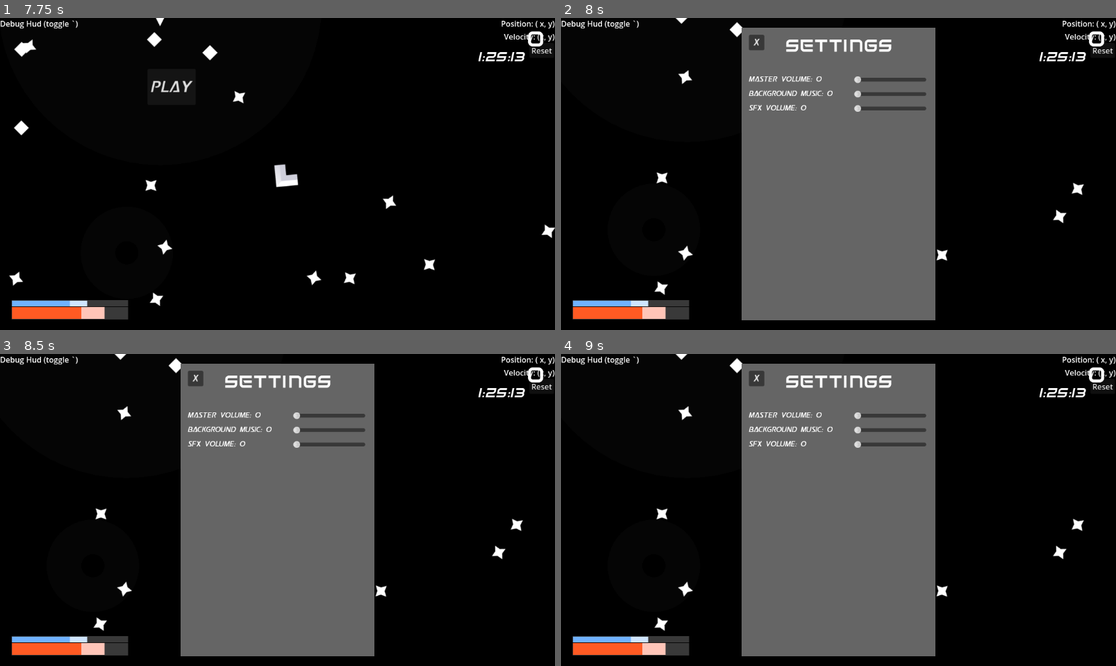
Above: before the commit, frames 1-4 (two rows, left to right).
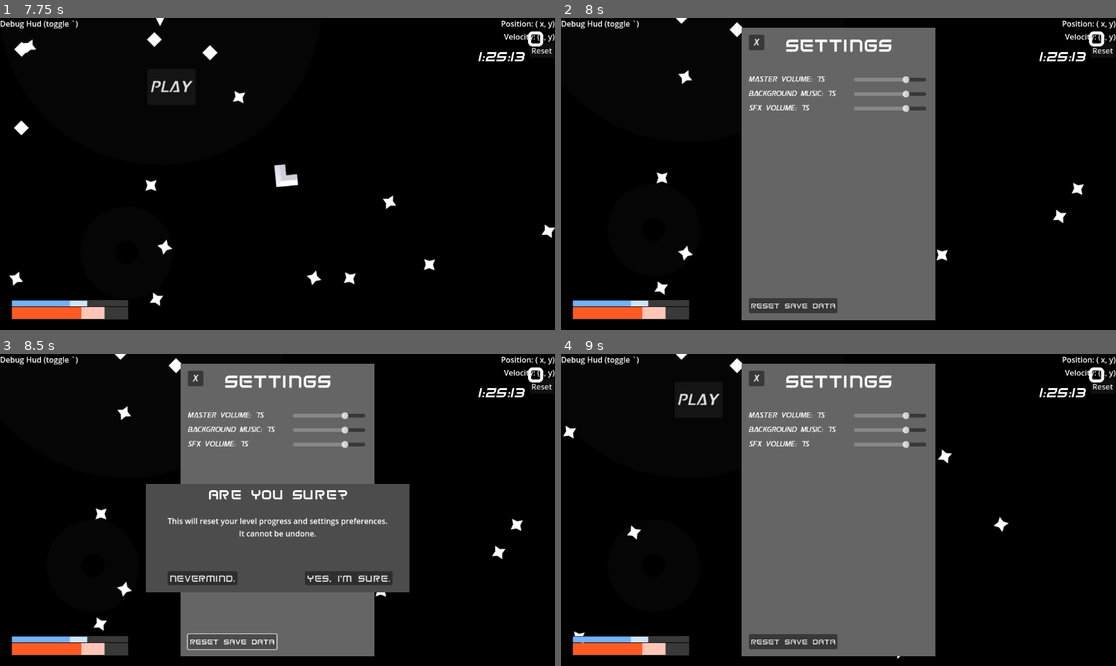
Above: after the commit, the same moments.

Repository: SpaceDemonMars/Spaceship-Slinger
Game: Godot game, scene res://Levels/dev_testing.tscn
Two runs of this game, one before a commit and one after it. Both use one fixed random seed, a clock stepped at 60 frames per second and the inputs below.
Inputs (mouse positions are in pixels of both pictures, inside the frame that each line leads up to):
- Up to frame 1 (7.75 s): click "Reset" at 0.5 s; click "Play" at 1.25 s; hold Right (Right) 2.03-2.75 s; click "Continue" at 2.75 s; click "Play" at 3.5 s; hold Down (ThrustBackwards) 4.28-5 s; click "Continue" at 5 s; hold Right (Right) 5.78-6.53 s; hold Down (ThrustBackwards) 6.53-7.28 s; hold Left (Left) from 7.28 s (still down)
- Up to frame 2 (8 s): keep holding Left (Left); tap Escape (Settings) at 7.9 s
- Up to frame 3 (8.5 s): release Left (Left) at 8 s; click (233, 641) at 8 s, where only the run after the commit has a clickable "Reset Save Data"
- Up to frame 4 (9 s): click (910, 578) at 8.75 s, where only the run after the commit has a clickable "Yes, I'm sure."

Frame 1 is identical in both runs. In frame 2, 1.2% of the frame differs, in the area x 33-63%, y 18-95%; in frame 3, 17%, in the area x 26-74%, y 18-95%; in frame 4, 2.0%.
Error in both runs: Invalid access to property or key 'hud' on a base object of type 'Control (main_menu.gd)'. (res://Scripts/player_movement.gd:84)

Commit message:
Save Data Reset

Diff:
--- a/starship-slinger/Scenes/settings_menu.tscn
+++ b/starship-slinger/Scenes/settings_menu.tscn
@@ -169,6 +169,98 @@
 grow_vertical = 0
 theme_override_fonts/font = ExtResource("2_7y5a0")
 text = "Restart Level"
+
+[node name="Reset" type="Button" parent="ColorRect"]
+visible = false
+layout_mode = 1
+anchors_preset = 2
+anchor_top = 1.0
+anchor_bottom = 1.0
+offset_left = 15.0
+offset_top = -46.0
+offset_right = 147.0
+offset_bottom = -15.0
+grow_vertical = 0
+theme_override_fonts/font = ExtResource("2_7y5a0")
+text = "Reset Save Data"
+
+[node name="ResetConfirmWindow" type="ColorRect" parent="."]
+visible = false
+anchors_preset = 8
+anchor_left = 0.5
+anchor_top = 0.5
+anchor_right = 0.5
+anchor_bottom = 0.5
+offset_left = -273.5
+offset_top = -54.0
+offset_right = 273.5
+offset_bottom = 171.0
+grow_horizontal = 2
+grow_vertical = 2
+color = Color(0.29954743, 0.29954746, 0.29954734, 1)
+
+[node name="Header" type="Label" parent="ResetConfirmWindow"]
+layout_mode = 1
+anchors_preset = 5
+anchor_left = 0.5
+anchor_right = 0.5
+offset_left = -52.5
+offset_top = 5.0
+offset_right = 52.5
+offset_bottom = 28.0
+grow_horizontal = 2
+theme_override_fonts/font = ExtResource("2_7y5a0")
+theme_override_font_sizes/font_size = 30
+text = "Are you sure?"
+horizontal_alignment = 1
+
+[node name="Label" type="Label" parent="ResetConfirmWindow"]
+layout_mode = 1
+anchors_preset = 8
+anchor_left = 0.5
+anchor_top = 0.5
+anchor_right = 0.5
+anchor_bottom = 0.5
+offset_left = -228.5
+offset_top = -47.5
+offset_right = 228.5
+offset_bottom = 1.5
+grow_horizontal = 2
+grow_vertical = 2
+text = "This will reset your level progress and settings preferences.
+It cannot be undone."
+horizontal_alignment = 1
+
+[node name="Confirm" type="Button" parent="ResetConfirmWindow"]
+layout_mode = 1
+anchors_preset = 3
+anchor_left = 1.0
+anchor_top = 1.0
+anchor_right = 1.0
+anchor_bottom = 1.0
+offset_left = -217.0
+offset_top = -44.0
+offset_right = -35.0
+offset_bottom = -15.0
+grow_horizontal = 0
+grow_vertical = 0
+theme_override_fonts/font = ExtResource("2_7y5a0")
+theme_override_font_sizes/font_size = 20
+text = "Yes, I'm sure."
+
+[node name="Cancel" type="Button" parent="ResetConfirmWindow"]
+layout_mode = 1
+anchors_preset = 2
+anchor_top = 1.0
+anchor_bottom = 1.0
+offset_left = 45.0
+offset_top = -44.0
+offset_right = 190.0
+offset_bottom = -15.0
+grow_vertical = 0
+theme_override_fonts/font = ExtResource("2_7y5a0")
+theme_override_font_sizes/font_size = 20
+text = "Nevermind."
 
 [connection signal="value_changed" from="ColorRect/MasterVolume/HSlider" to="." method="_on_masterVolume_slider_value_changed"]
 [connection signal="value_changed" from="ColorRect/BackgroundMusic/HSlider" to="." method="_on_backgroundMusic_slider_value_changed"]
@@ -176,3 +268,6 @@
 [connection signal="pressed" from="ColorRect/Close" to="." method="_on_close_pressed"]
 [connection signal="pressed" from="ColorRect/Abandon" to="." method="_on_abandon_pressed"]
 [connection signal="pressed" from="ColorRect/Restart" to="." method="_on_restart_pressed"]
+[connection signal="pressed" from="ColorRect/Reset" to="." method="_on_reset_pressed"]
+[connection signal="pressed" from="ResetConfirmWindow/Confirm" to="." method="_on_confirm_pressed"]
+[connection signal="pressed" from="ResetConfirmWindow/Cancel" to="." method="_on_cancel_pressed"]
--- a/starship-slinger/Scripts/m_gameManager.gd
+++ b/starship-slinger/Scripts/m_gameManager.gd
@@ -1,4 +1,14 @@
 extends Node
+
+#default save data
+var defaultSaveData = {
+	"High Score": 0,
+	"Best Score": 0,
+	"Selected Level Index" : 0,
+	"Master Volume": 75,
+	"Background Music Volume": 75,
+	"SFX Volume": 75
+}
 
 #player variables
 var player: PackedScene = preload("res://Objects/obj_player.tscn")
@@ -14,22 +24,22 @@
 var isInMenu: bool = false
 var settingsOpen: bool = false
 #audio
-var masterVol: float = 0
-var bgmVol: float = 0
-var sfxVol: float = 0
+var masterVol: float = defaultSaveData["Master Volume"]
+var bgmVol: float = defaultSaveData["Background Music Volume"]
+var sfxVol: float = defaultSaveData["SFX Volume"]
 
 #level variables
 #THIS IS TEMPORARILY HARDCODED
 #we could do totalScore = sum(score = expectedTime/actualTime)
 var totalScore: int = 0 #cumulative
-var highScore: int = 0 #best ^ (without save/load this will always be totalScore)
+var highScore: int = defaultSaveData["High Score"]
 var levelScore: int = 0 # get this from active level data
-var bestScore: int = 0 #best level score
+var bestScore: int = defaultSaveData["Best Score"] #best level score
 
 var selectedLevel : PackedScene
 var activeLevel #nodes only
 var levelsFolder := "res://Levels/"
-var selectedLevelIndex := 0
+var selectedLevelIndex : int = defaultSaveData["Selected Level Index"]
 var allLevels : Array[PackedScene] = []
 
 
@@ -135,7 +145,7 @@
 
 #save/load
 @onready var saveDataPath := "user://saveData.save"
-func saveGame():
+func saveGame(saveDefaults : Dictionary = {}):
 	var saveFile = FileAccess.open(saveDataPath, FileAccess.WRITE)
 	var saveData = {
 		"High Score": highScore,
@@ -144,7 +154,7 @@
 		"Master Volume": masterVol,
 		"Background Music Volume": bgmVol,
 		"SFX Volume": sfxVol
-	}
+	} if (saveDefaults.is_empty()) else saveDefaults
 	var jsonString = JSON.stringify(saveData)
 	saveFile.store_line(jsonString)
 
--- a/starship-slinger/Scripts/settings.gd
+++ b/starship-slinger/Scripts/settings.gd
@@ -14,6 +14,7 @@
 	if (GameManager.isInMenu):
 		$ColorRect/Abandon.visible = false
 		$ColorRect/Restart.visible = false
+		$ColorRect/Reset.visible = true
 
 
 # Called every frame. 'delta' is the elapsed time since the previous frame.
@@ -42,6 +43,7 @@
 	GameManager.saveGame()
 	queue_free()
 
+
 func _on_close_pressed() -> void:
 	closeSettingsMenu()
 func _on_abandon_pressed() -> void:
@@ -51,3 +53,15 @@
 func _on_restart_pressed() -> void:
 	closeSettingsMenu()
 	GameManager.restartLevel()
+
+
+func _on_reset_pressed() -> void:
+	$ResetConfirmWindow.visible = true
+func _on_cancel_pressed() -> void:
+	$ResetConfirmWindow.visible = false
+func _on_confirm_pressed() -> void:
+	GameManager.saveGame(GameManager.defaultSaveData)
+	GameManager.loadGame()
+	GameManager.goToMainMenu()
+	GameManager.openSettingsMenu()
+	queue_free()
